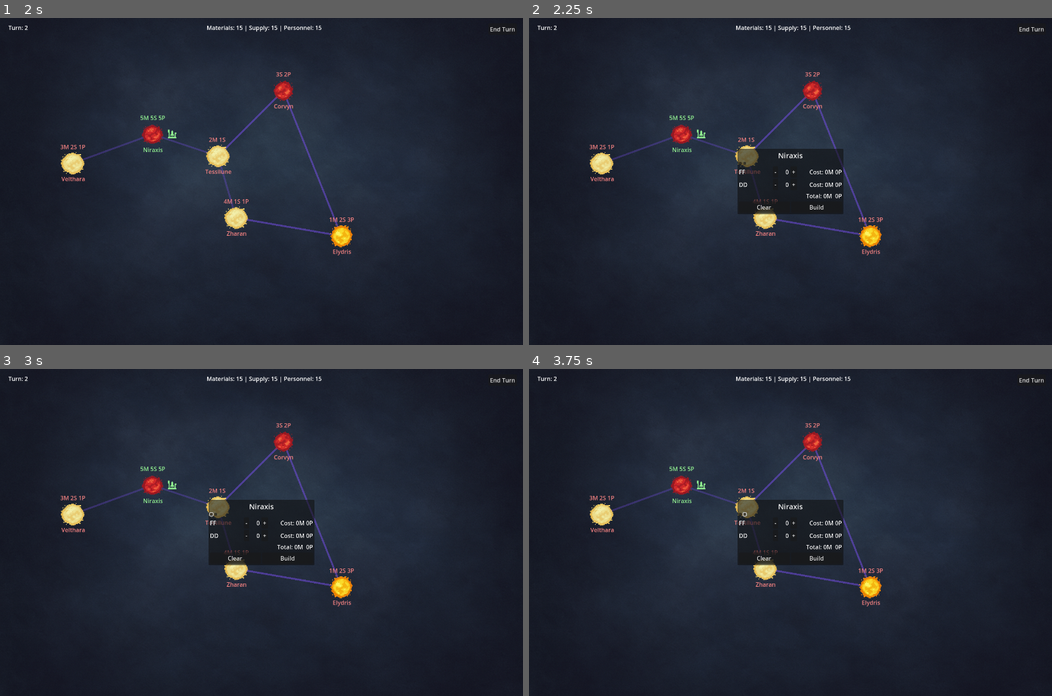
Above: before the commit, frames 1-4 (two rows, left to right).
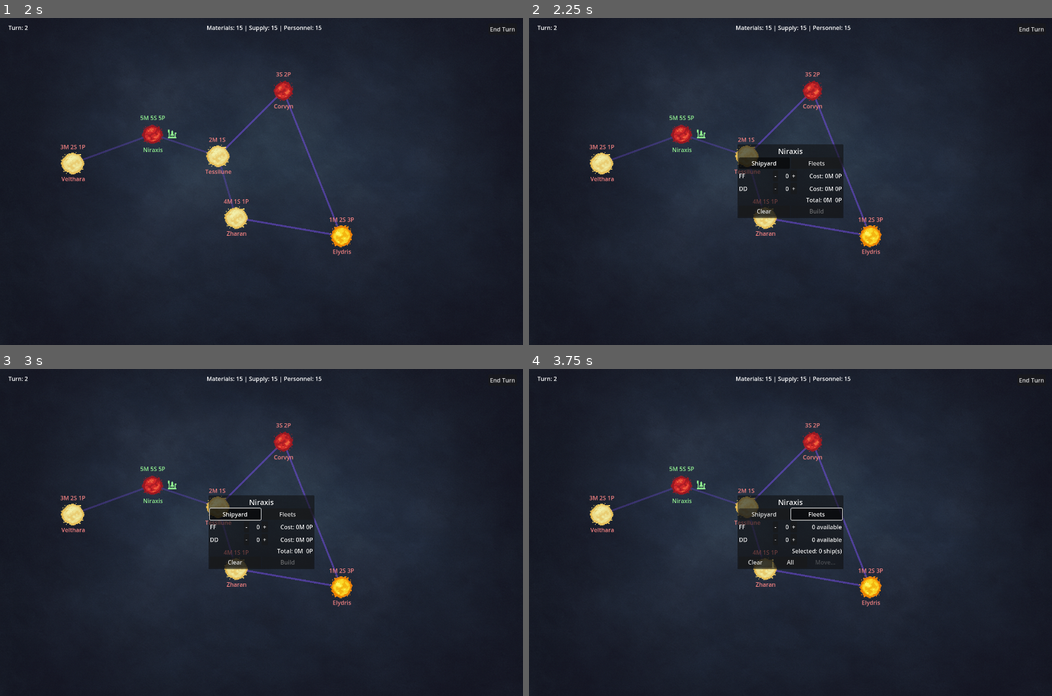
Above: after the commit, the same moments.

Repository: igjese/galaxy-campaign
Game: Godot game, scene res://map.tscn
Two runs of this game, one before a commit and one after it. Both use one fixed random seed, a clock stepped at 60 frames per second and the inputs below.
Inputs (mouse positions are in pixels of both pictures, inside the frame that each line leads up to; where the layout moved, square brackets give the same spot in the first picture):
- Up to frame 1 (2 s): click "End Turn" at 0.5 s; click "Velthara" at 1.25 s
- Up to frame 2 (2.25 s): click "Niraxis" at 2 s
- Up to frame 3 (3 s): click (235, 512) [209, 512] at 2.75 s
- Up to frame 4 (3.75 s): click (816, 512) [743, 512] at 3.5 s

Frame 1 is identical in both runs. In frame 2, 1.2% of the frame differs, in the area x 39-61%, y 38-62%; in frame 3, 1.3%; in frame 4, 1.3%.

Commit message:
WorldDialog commands: move, all

Diff:
--- a/map.tscn
+++ b/map.tscn
@@ -73,9 +73,15 @@
 
 [node name="Shipyard" type="Button" parent="UI/WorldDialog/VBox/Mode"]
 layout_mode = 2
+size_flags_horizontal = 3
+toggle_mode = true
+text = "Shipyard"
 
 [node name="Fleets" type="Button" parent="UI/WorldDialog/VBox/Mode"]
 layout_mode = 2
+size_flags_horizontal = 3
+toggle_mode = true
+text = "Fleets"
 
 [node name="LineContainer" type="VBoxContainer" parent="UI/WorldDialog/VBox"]
 layout_mode = 2
@@ -97,6 +103,19 @@
 size_flags_horizontal = 3
 text = "Build"
 
+[node name="All" type="Button" parent="UI/WorldDialog/VBox/Cmd"]
+layout_mode = 2
+size_flags_horizontal = 3
+text = "All"
+
+[node name="Move" type="MenuButton" parent="UI/WorldDialog/VBox/Cmd"]
+layout_mode = 2
+size_flags_horizontal = 3
+text = "Move..."
+
 [connection signal="pressed" from="UI/EndTurn" to="." method="_on_end_turn_pressed"]
+[connection signal="pressed" from="UI/WorldDialog/VBox/Mode/Shipyard" to="UI/WorldDialog" method="_on_shipyard_pressed"]
+[connection signal="pressed" from="UI/WorldDialog/VBox/Mode/Fleets" to="UI/WorldDialog" method="_on_fleets_pressed"]
 [connection signal="pressed" from="UI/WorldDialog/VBox/Cmd/Clear" to="UI/WorldDialog" method="_on_clear_pressed"]
 [connection signal="pressed" from="UI/WorldDialog/VBox/Cmd/Build" to="UI/WorldDialog" method="_on_build_pressed"]
+[connection signal="pressed" from="UI/WorldDialog/VBox/Cmd/All" to="UI/WorldDialog" method="_on_all_pressed"]
--- a/scenes/line_increment.gd
+++ b/scenes/line_increment.gd
@@ -5,8 +5,19 @@
 
 var id := ""
 var count := 0
-var cost_mats := 0
-var cost_pers := 0
+var cost_mats := 0 # BUILD
+var cost_pers := 0 # BUILD
+var available := 0  # MOVE
+
+# modes must be same as in WorldDialog
+enum Mode { BUILD, MOVE }
+var current_mode = Mode.BUILD
+
+
+func set_mode(mode: int):
+    current_mode = mode
+    update_gui()
+
 
 
 func setup(line_id: String):
@@ -16,23 +27,37 @@
     var design = GameData.ship_designs.get(id)
     cost_mats = design.cost_mats
     cost_pers = design.cost_pers
-    update_count()
+    update_gui()
 
 func reset():
     count = 0
-    update_count()
+    update_gui()
 
 
-func update_count():
+func update_gui():
     $Qty.text = str(count)
-    $Info.text = "Cost: %dM %dP" % [cost_mats * count, cost_pers * count]
+
+    if current_mode == Mode.BUILD:
+        $Info.text = "Cost: %dM %dP" % [cost_mats * count, cost_pers * count]
+    else:  # MOVE
+        available = hulls_available(id)
+        $Info.text = "%d available" % available
+
     emit_signal("count_changed", id, count)
 
 func _on_decrease_pressed():
     if count > 0:
         count -= 1
-        update_count()
+        update_gui()
 
 func _on_increase_pressed():
     count += 1
-    update_count()
+    update_gui()
+
+
+func hulls_available(hull: String) -> int:
+    var count = 0
+    for ship in GameData.ships:
+        if ship.faction == "player" and ship.location == GameData.selected_world.world_name and ship.type == hull:
+            count += 1
+    return count
--- a/world_dialog.gd
+++ b/world_dialog.gd
@@ -4,19 +4,23 @@
 @onready var line_scene = preload("res://scenes/LineIncrement.tscn")
 
 var world = null
-var build_order = {}
+var ship_order = {}
+
+enum Mode { BUILD, MOVE }
+var current_mode = Mode.BUILD
 
 signal ships_built
-
+signal ships_moved
 
 func _ready():
-    build_order.clear()
+    ship_order.clear()
     for hull in GameData.ship_designs.keys():
         var line = line_scene.instantiate()
         line.setup(hull)
         line.connect("count_changed", Callable(self, "_on_line_updated"))
         line_container.add_child(line)
-        build_order[hull] = 0
+        ship_order[hull] = 0
+        $VBox/Cmd/Move.get_popup().connect("id_pressed", Callable(self, "_on_move"))
 
 
 func prepare_for_world(world_node):
@@ -25,46 +29,68 @@
 
     for line in line_container.get_children():
         line.reset()  # you'll add this method to set count = 0
-        build_order[line.id] = 0
+        ship_order[line.id] = 0
 
     popup_centered()
 
 
 func _on_line_updated(id: String, count: int):
-    build_order[id] = count
-    update_total_cost()
+    ship_order[id] = count
+    update_gui()
 
 
-func update_total_cost():
+func update_gui():
+    # Sync button state
+    $VBox/Mode/Shipyard.button_pressed = (current_mode == Mode.BUILD)
+    $VBox/Mode/Fleets.button_pressed = (current_mode == Mode.MOVE)
+
+    # Common UI logic
     var total_mats = 0
     var total_pers = 0
+    var total_ships = 0
 
-    for id in build_order.keys():
-        var count = build_order[id]
-        var design = GameData.ship_designs.get(id)
-        if design:
-            total_mats += design.cost_mats * count
-            total_pers += design.cost_pers * count
+    for id in ship_order.keys():
+        var count = ship_order[id]
+        total_ships += count
 
-    $VBox/Summary.text = "Total: %dM  %dP" % [total_mats, total_pers]
+        if current_mode == Mode.BUILD:
+            var design = GameData.ship_designs.get(id)
+            if design:
+                total_mats += design.cost_mats * count
+                total_pers += design.cost_pers * count
 
-    $VBox/Cmd/Build.disabled = (
-        total_mats > GameData.player_materials or
-        total_pers > GameData.player_personnel
-    )
+    $VBox/Cmd/Build.visible = (current_mode == Mode.BUILD)
+    $VBox/Cmd/All.visible = (current_mode == Mode.MOVE)
+    $VBox/Cmd/Move.visible = (current_mode == Mode.MOVE)
+
+    if current_mode == Mode.BUILD:
+        $VBox/Summary.text = "Total: %dM  %dP" % [total_mats, total_pers]
+        $VBox/Cmd/Build.disabled = (
+            total_mats > GameData.player_materials or
+            total_pers > GameData.player_personnel or
+            total_ships == 0
+        )
+    elif current_mode == Mode.MOVE:
+        $VBox/Summary.text = "Selected: %d ship(s)" % total_ships
+        $VBox/Cmd/Move.disabled = (total_ships == 0)
+        populate_move_destinations()
 
 
 func _on_clear_pressed():
+    clear_line_items()
+
+
+func clear_line_items():
     for line in line_container.get_children():
         if line is LineIncrement:
             line.reset()
-            build_order[line.id] = 0
-    update_total_cost()
+            ship_order[line.id] = 0
+    update_gui()
 
 
 func _on_build_pressed():
-    for id in build_order.keys():
-        var count = build_order[id]
+    for id in ship_order.keys():
+        var count = ship_order[id]
         if count == 0:
             continue
 
@@ -91,3 +117,52 @@
 
     hide()
     emit_signal("ships_built")
+
+
+func _on_shipyard_pressed():
+    current_mode = Mode.BUILD
+    switch_mode_for_lines()
+    update_gui()
+
+
+func _on_fleets_pressed():
+    current_mode = Mode.MOVE
+    switch_mode_for_lines()
+    update_gui()
+
+func switch_mode_for_lines():
+    clear_line_items()
+    for line in line_container.get_children():
+        if line is LineIncrement:
+            line.set_mode(current_mode)
+
+func _on_move(id: int):
+    var destination = $VBox/Cmd/Move.get_popup().get_item_text(id)
+    print(destination)
+    hide()
+    emit_signal("ships_moved")
+
+
+func populate_move_destinations():
+    var menu = $VBox/Cmd/Move.get_popup()
+    menu.clear()
+
+    var index = 0
+    for pair in GameData.connections:
+        var other = ""
+        if pair[0] == world.world_name:
+            other = pair[1]
+        elif pair[1] == world.world_name:
+            other = pair[0]
+        else:
+            continue
+
+        menu.add_item(other, index)
+        index += 1
+
+
+func _on_all_pressed():
+    for line in line_container.get_children():
+        if line is LineIncrement and current_mode == Mode.MOVE:
+            line.count = line.available
+            line.update_gui()
